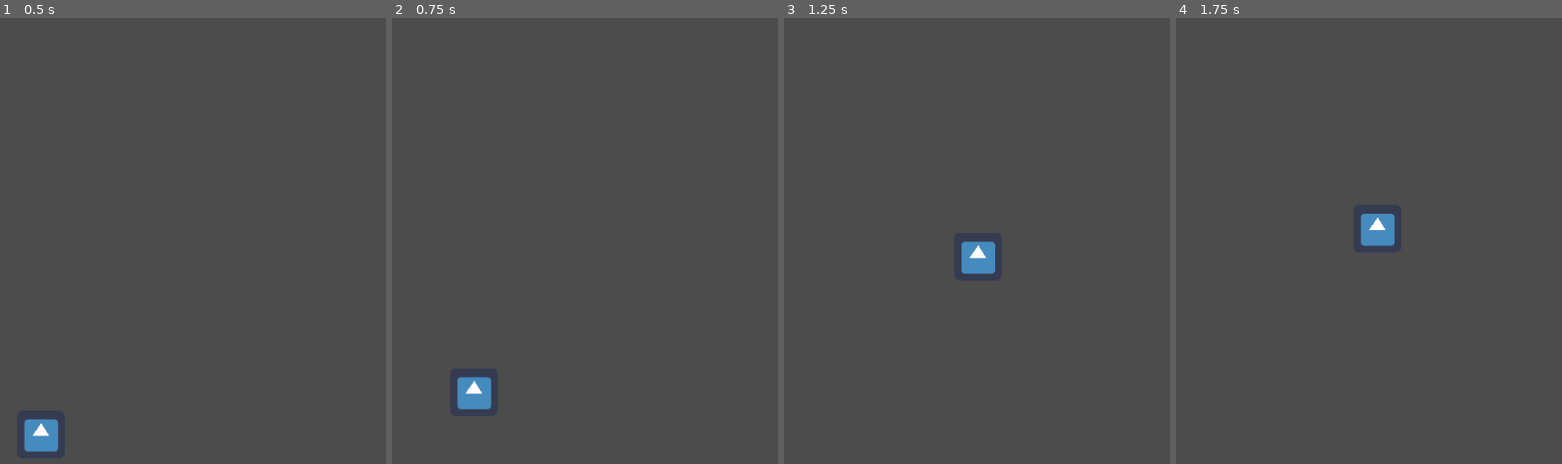
Above: before the commit, frames 1-4 (left to right).
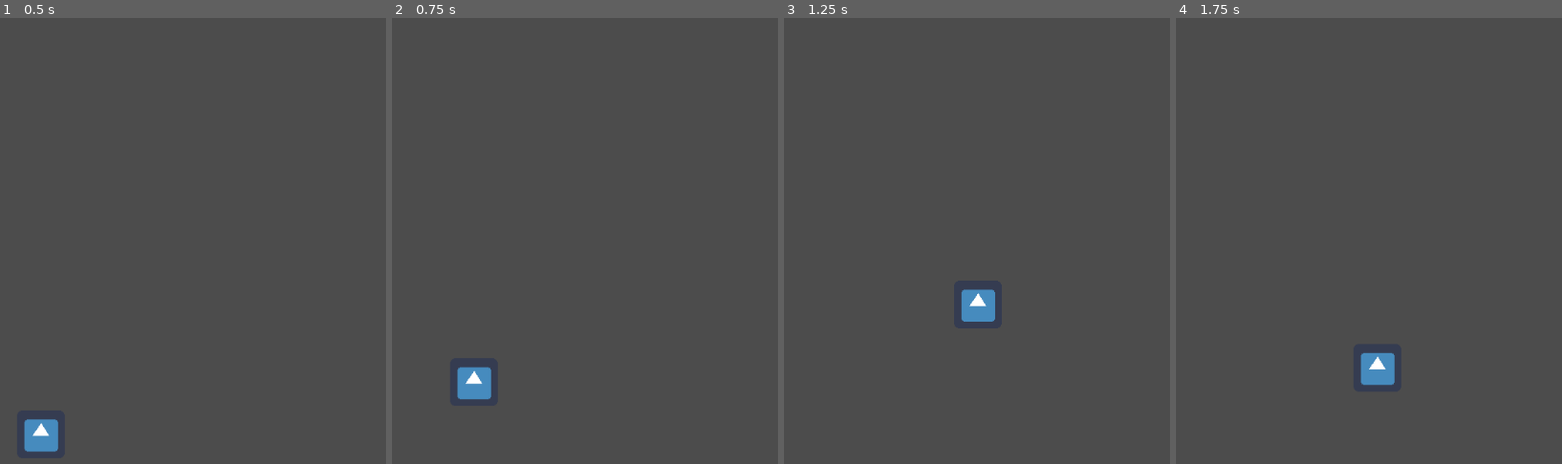
Above: after the commit, the same moments.

Repository: Praqma/GodotDevOps
Game: Godot game, scene res://MovementTesting.tscn
Same seed, same stepped clock (60 frames per second), same inputs: the game is played once before the commit and once after it. The project has no main scene, so this scene is started directly. The engine's default icon, where the game draws it, is replaced by a stand-in: a white triangle on a blue panel in a dark square.
Inputs (mouse positions are in pixels of both pictures, inside the frame that each line leads up to):
- Up to frame 1 (0.5 s): no input
- Up to frame 2 (0.75 s): tap Enter at 0.5 s; move the mouse to (654, 218) at 0.52 s; hold D (move_right) from 0.53 s (still down); tap Space (jump) at 0.6 s; click (654, 218) at 0.67 s
- Up to frame 3 (1.25 s): keep holding D (move_right); tap Space (jump) at 0.77, 1.07 s
- Up to frame 4 (1.75 s): release D (move_right) at 1.25 s; drag from (outside the picture) to (1233, 330) at 1.27 s

Frame 1 is identical in both runs. In frame 2, 0.6% of the frame differs, in the area x 16-26%, y 78-88%; in frame 3, 1.3%; in frame 4, 1.3%, in the area x 47-57%, y 43-83%.

Commit message:
Update only jumping while on ground
WIP #6

Diff:
--- a/PlayerController.gd
+++ b/PlayerController.gd
@@ -2,8 +2,9 @@
 
 export var moveSpeed := 300.0 setget moveSpeedSet, moveSpeedGet
 export var gravity := 1000.0 setget gravitySet, gravityGet
-export var jumpForce := 500.0 setget jumpForceSet, jumpForceGet
+export var jumpForce := 600.0 setget jumpForceSet, jumpForceGet
 
+var snap := false
 var moveInput := Vector2.ZERO
 var velocity := Vector2.ZERO
 
@@ -30,11 +31,16 @@
 
 func _physics_process(delta):
 	velocity.x = moveInput.x * moveSpeed
-	if Input.is_action_just_pressed("jump") :
+	if Input.is_action_just_pressed("jump") and snap:
 		jump()
 	velocity.y += gravity * delta
 
 	velocity = move_and_slide_with_snap(velocity, Vector2.DOWN, Vector2.UP, true)
 
+	var just_landed := is_on_floor() and not snap
+	if just_landed:
+		snap = true
+
 func jump():
 	velocity.y = -jumpForce
+	snap = false
